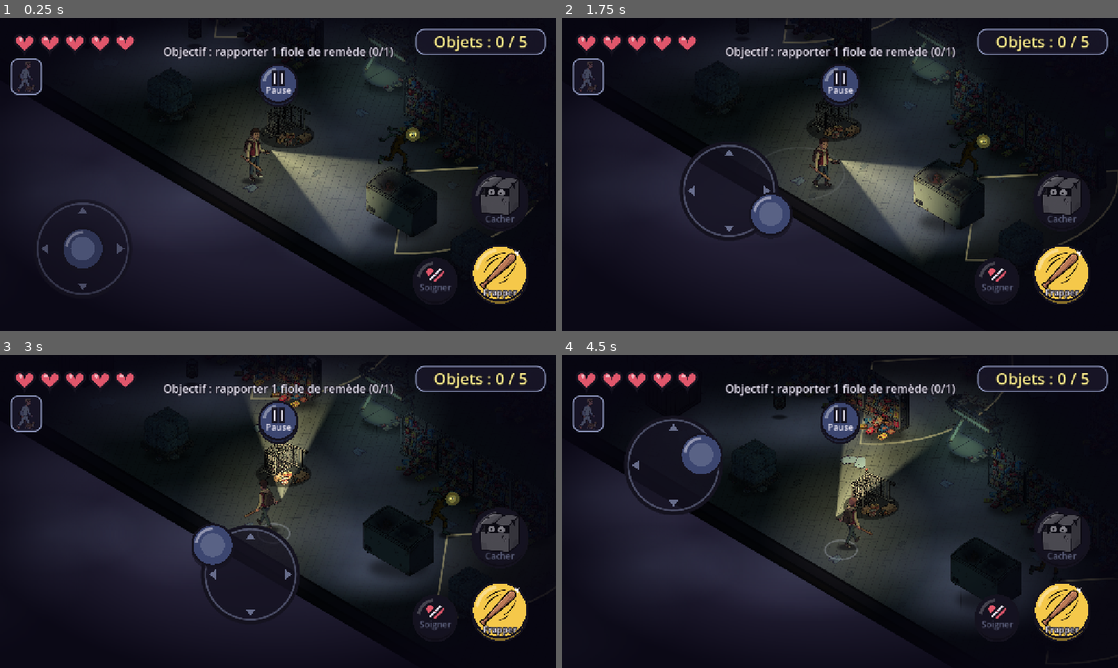
Above: before the commit, frames 1-4 (two rows, left to right).
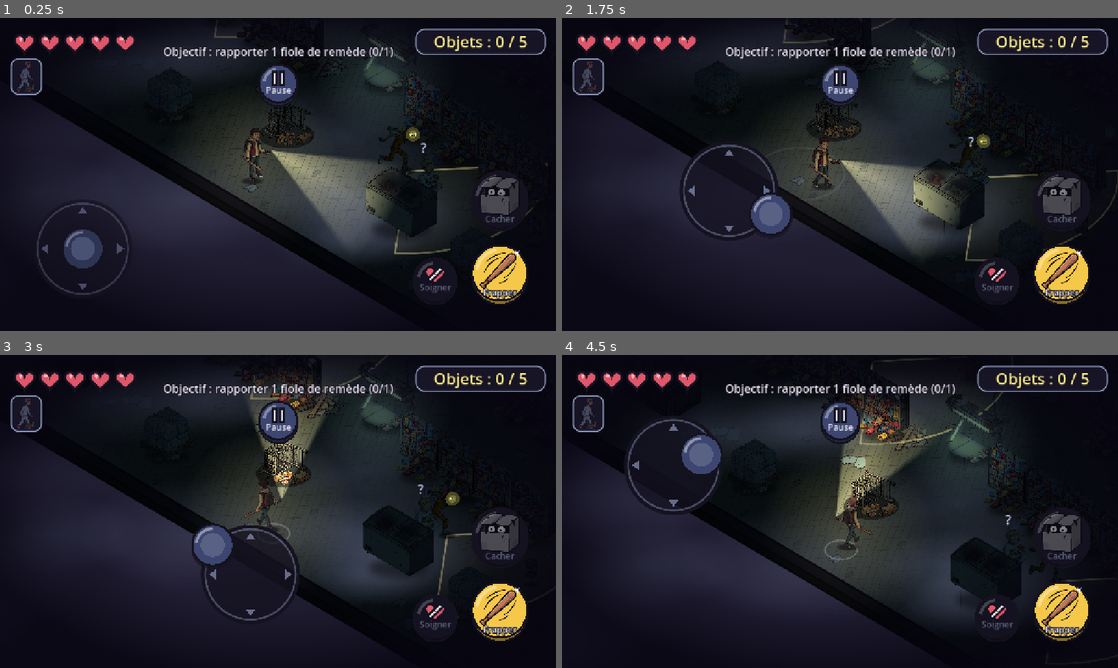
Above: after the commit, the same moments.

Repository: Krocky/zombie-escape
Game: Godot game, scene res://scenes/lieux/supermarche.tscn
The game is run twice, just before and just after one commit, with the same random seed, the same clock (stepped at 60 frames per second) and the same inputs. This scene is started directly instead of the project's main scene.
Inputs (mouse positions are in pixels of both pictures, inside the frame that each line leads up to):
- Up to frame 1 (0.25 s): no input
- Up to frame 2 (1.75 s): move the mouse to (962, 158) at 0.52 s; click (962, 158) at 0.67 s; drag from (728, 190) to (812, 237) at 1.27 s
- Up to frame 3 (3 s): move the mouse to (333, 442) at 2.02 s; click (333, 442) at 2.17 s; drag from (250, 574) to (111, 464) at 2.77 s
- Up to frame 4 (4.5 s): move the mouse to (1006, 558) at 3.52 s; click (1006, 558) at 3.67 s; drag from (673, 464) to (756, 433) at 4.27 s

The runs differ from the first frame. In frame 1, less than 0.1% of the frame differs, in the area x 34-80%, y 5-56%; in frame 2, less than 0.1%; in frame 3, 0.2%; in frame 4, 0.2%, in the area x 38-83%, y 14-66%.

Commit message:
Lot 3 d : variété (objets, rescapé et un zombie changent de place à chaque partie)
Places possibles dans les scènes des lieux (propriété places), tirage dans
Niveau._enter_tree, au moins un objet différent de la partie précédente,
réglage LIEUX_VARIES, débris qui évitent toutes les places ; test test_w.

Co-Authored-By: Claude Opus 5.5 <noreply@anthropic.com>
Claude-Session: https://claude.ai/code/session_01EwwHNzQaWfRc1yRH2goE3t

Diff:
--- a/data/reglages.gd
+++ b/data/reglages.gd
@@ -42,6 +42,9 @@
 var RESCAPE_DISTANCE := 70.0        # il reste à cette distance derrière toi
 var RESCAPE_DISTANCE_MAX := 400.0   # bloqué plus loin que ça : il réapparaît juste derrière toi
 var RESCAPE_OBJETS := 1             # objets (au hasard, jamais de fiole) rapportés par chaque rescapé sauvé, à chaque retour
+
+# --- Variété des lieux ---
+var LIEUX_VARIES := true            # objets, rescapé et un zombie changent de place à chaque partie (places dans la scène du lieu)
 
 # --- Attaque du héros (batte) ---
 var ATTAQUE_DEGATS := 1             # cœurs enlevés au zombie à chaque coup
--- a/scenes/lieux/maison.tscn
+++ b/scenes/lieux/maison.tscn
@@ -175,26 +175,32 @@
 [node name="ObjetFiole" parent="Monde" instance=ExtResource("7_objet")]
 position = Vector2(1480, 560)
 type = "fiole"
+places = PackedVector2Array(720, 600, 1000, 230)
 
 [node name="ObjetConserve" parent="Monde" instance=ExtResource("7_objet")]
 position = Vector2(1480, 760)
 type = "conserve"
+places = PackedVector2Array(1480, 1120, 900, 1120)
 
 [node name="ObjetEau" parent="Monde" instance=ExtResource("7_objet")]
 position = Vector2(300, 500)
 type = "eau"
+places = PackedVector2Array(500, 600, 150, 300)
 
 [node name="ObjetBandage" parent="Monde" instance=ExtResource("7_objet")]
 position = Vector2(950, 300)
 type = "bandage"
+places = PackedVector2Array(1100, 600, 1250, 450)
 
 [node name="ObjetBandage2" parent="Monde" instance=ExtResource("7_objet")]
 position = Vector2(700, 1100)
 type = "bandage"
+places = PackedVector2Array(740, 820)
 
 [node name="ObjetPiles" parent="Monde" instance=ExtResource("7_objet")]
 position = Vector2(200, 1100)
 type = "piles"
+places = PackedVector2Array(550, 1130, 380, 760)
 
 [node name="ZombieLent1" parent="Monde" instance=ExtResource("5_zombie")]
 position = Vector2(300, 800)
@@ -208,6 +214,9 @@
 position = Vector2(450, 280)
 type = 1
 patrouille = Vector2(0, 300)
+places = PackedVector2Array(150, 1120)
+patrouilles = PackedVector2Array(500, 0)
 
 [node name="Rescape" parent="Monde" instance=ExtResource("9_rescape")]
 position = Vector2(1500, 320)
+places = PackedVector2Array(450, 900)
--- a/scenes/lieux/supermarche.tscn
+++ b/scenes/lieux/supermarche.tscn
@@ -165,22 +165,27 @@
 [node name="ObjetFiole" parent="Monde" instance=ExtResource("7_objet")]
 position = Vector2(1700, 760)
 type = "fiole"
+places = PackedVector2Array(2270, 1050, 420, 700)
 
 [node name="ObjetConserve" parent="Monde" instance=ExtResource("7_objet")]
 position = Vector2(650, 1120)
 type = "conserve"
+places = PackedVector2Array(1250, 760, 1950, 1120)
 
 [node name="ObjetEau" parent="Monde" instance=ExtResource("7_objet")]
 position = Vector2(1850, 280)
 type = "eau"
+places = PackedVector2Array(1300, 260, 2250, 260)
 
 [node name="ObjetBandage" parent="Monde" instance=ExtResource("7_objet")]
 position = Vector2(150, 450)
 type = "bandage"
+places = PackedVector2Array(150, 1450, 1000, 720)
 
 [node name="ObjetPiles" parent="Monde" instance=ExtResource("7_objet")]
 position = Vector2(2250, 1250)
 type = "piles"
+places = PackedVector2Array(2000, 1500, 550, 1520)
 
 [node name="ZombieLent" parent="Monde" instance=ExtResource("5_zombie")]
 position = Vector2(400, 760)
@@ -190,6 +195,8 @@
 position = Vector2(1500, 350)
 type = 1
 patrouille = Vector2(550, 0)
+places = PackedVector2Array(1300, 750)
+patrouilles = PackedVector2Array(700, 0)
 
 [node name="ZombieCoureur" parent="Monde" instance=ExtResource("5_zombie")]
 position = Vector2(1450, 1120)
@@ -198,3 +205,4 @@
 
 [node name="Rescape" parent="Monde" instance=ExtResource("9_rescape")]
 position = Vector2(2290, 450)
+places = PackedVector2Array(1600, 1190)
--- a/scripts/niveau.gd
+++ b/scripts/niveau.gd
@@ -37,16 +37,55 @@
 var _meubles: Array = []   # décor qui devient transparent quand le héros est derrière
 var _bandages_soin := Partie.bandages_infirmerie()   # bandages de l'infirmerie (pas des objets à rapporter)
 var _soins := 0            # soins déjà faits dans cette mission
+var _places_objets: Array = []   # toutes les places possibles des objets (les débris les évitent toutes)
 
 @onready var _heros := $Monde/Heros
 
 
 ## Avant le _ready des brouillards : ils couvrent tout le sol projeté.
+## Avant le _ready des entités : elles retiennent leur place de départ.
 func _enter_tree() -> void:
+	_tirer_places()
 	var gauche := Iso.ecran(Vector2(0, taille.y)).x
 	for brume in [$BrumeSol, $Brouillard]:
 		brume.position = Vector2(gauche, 0)
 		brume.taille = Vector2(Iso.ecran(Vector2(taille.x, 0)).x - gauche, floorf(Iso.ecran(taille).y))
+
+
+## Variété : chaque objet, rescapé ou zombie qui a d'autres `places` en prend une au hasard
+## (0 = sa place dans la scène) ; au moins un objet change de place par rapport à la partie précédente dans ce lieu.
+## Un zombie prend aussi la patrouille qui va avec (`patrouilles`, même ordre).
+func _tirer_places() -> void:
+	var entites := []
+	for entite in $Monde.get_children():
+		if "places" in entite and not entite.places.is_empty():
+			entites.append(entite)
+			if not entite is CharacterBody2D:
+				_places_objets.append(entite.position)
+				_places_objets.append_array(entite.places)
+	if not Reglages.LIEUX_VARIES or entites.is_empty():
+		return
+	var ancien: Array = Partie.derniers_tirages.get(Partie.lieu, [])
+	var tirage := []
+	for essai in 20:
+		tirage = entites.map(func(e: Node2D) -> int: return randi() % (e.places.size() + 1))
+		if ancien.size() != tirage.size():
+			break
+		# Au moins un objet (pas seulement le rescapé ou le zombie) change de place
+		var change := false
+		for i in entites.size():
+			change = change or (not entites[i] is CharacterBody2D and tirage[i] != ancien[i])
+		if change:
+			break
+	Partie.derniers_tirages[Partie.lieu] = tirage
+	for i in entites.size():
+		var entite: Node2D = entites[i]
+		var choix: int = tirage[i] - 1
+		if choix < 0:
+			continue
+		entite.position = entite.places[choix]
+		if "patrouilles" in entite and choix < entite.patrouilles.size():
+			entite.patrouille = entite.patrouilles[choix]
 
 
 func _ready() -> void:
@@ -344,6 +383,8 @@
 			interdits.append(Rect2(entite.position + Vector2(-entite.taille.x / 2.0, -entite.taille.y), entite.taille).grow(50))
 		elif entite is Node2D and not entite is CharacterBody2D:
 			interdits.append(Rect2(entite.position - Vector2(70, 70), Vector2(140, 140)))
+	for p in _places_objets:
+		interdits.append(Rect2(p - Vector2(70, 70), Vector2(140, 140)))
 	var places := 0
 	for essai in nombre_debris * 10:
 		if places >= nombre_debris:
--- a/scripts/objet.gd
+++ b/scripts/objet.gd
@@ -5,6 +5,8 @@
 @export_enum("conserve", "eau", "bandage", "piles", "fiole", "clef") var type := "conserve"
 ## Teinte de l'étiquette d'une clef (clé de Palette.CLEF), pour de futures portes verrouillées.
 @export_enum("rouge", "bleue", "verte") var teinte := "rouge"
+## Autres places possibles (monde, hors des obstacles) : le niveau en tire une au hasard à chaque partie.
+@export var places := PackedVector2Array()
 
 const HAUTEUR_ICONE := 46.0   # pixels d'écran
 const DUREE_RAMASSAGE := 0.5
--- a/scripts/parametres_jeu.gd
+++ b/scripts/parametres_jeu.gd
@@ -49,12 +49,13 @@
 		["ZOMBIE_COUREUR_DUREE_CHARGE", "Durée de la charge (s)", 0.25, 0.5, 5.0],
 		["ZOMBIE_COUREUR_ESSOUFFLE", "Essoufflé pendant (s)", 0.25, 0.0, 5.0],
 	]],
-	["Rescapé", [
+	["Rescapé et lieux", [
 		["RESCAPE_VITESSE", "Vitesse", 10.0, 50.0, 500.0],
 		["RESCAPE_PORTEE", "Distance pour le toucher", 10.0, 30.0, 200.0],
 		["RESCAPE_DISTANCE", "Distance derrière le héros", 10.0, 30.0, 300.0],
 		["RESCAPE_DISTANCE_MAX", "Réapparaît s'il est bloqué à", 50.0, 150.0, 1500.0],
 		["RESCAPE_OBJETS", "Objets trouvés par rescapé", 1, 0, 5],
+		["LIEUX_VARIES", "Places qui changent à chaque partie", 0, false, true],
 	]],
 ]
 
--- a/scripts/partie.gd
+++ b/scripts/partie.gd
@@ -43,6 +43,9 @@
 
 ## Lieu choisi sur la carte (clé de LIEUX)
 var lieu := "supermarche"
+## Dernier tirage des places de chaque lieu (lieu -> liste d'indices, en mémoire seulement) : la partie
+## suivante dans ce lieu en tire un autre (Niveau._tirer_places).
+var derniers_tirages := {}
 ## Objets rangés à la base, cumulés sur toutes les parties : { type: nombre }
 var inventaire := {}
 ## Constructions faites à la base (noms, voir CONSTRUCTIONS)
--- a/scripts/rescape.gd
+++ b/scripts/rescape.gd
@@ -17,6 +17,9 @@
 const PERSO := "survivor"       # images V3 (elles regardent à droite)
 const DELAI_BLOQUE := 0.6       # secondes sans avancer avant de réapparaître près du héros (ou à sa cachette)
 const VITESSE_RETOUR_FOIS := 1.2   # il court se cacher un peu plus vite
+
+## Autres cachettes possibles (monde) : le niveau en tire une au hasard à chaque partie.
+@export var places := PackedVector2Array()
 
 var _etat := Etat.CACHE
 var _depart := Vector2.ZERO
--- a/scripts/zombie.gd
+++ b/scripts/zombie.gd
@@ -36,6 +36,9 @@
 @export var type := Type.LENT
 ## Point de patrouille, relatif à la position de départ : il fait l'aller-retour.
 @export var patrouille := Vector2(300, 0)
+## Autres départs possibles (monde) et leur patrouille (même ordre) : le niveau en tire un à chaque partie.
+@export var places := PackedVector2Array()
+@export var patrouilles := PackedVector2Array()
 
 var _etat := Etat.PATROUILLE
 var _depart := Vector2.ZERO
--- /dev/null
+++ b/tests/test_w.gd
@@ -0,0 +1,145 @@
+extends SceneTree
+## Variété (lot 3 d) : deux parties de suite dans chaque lieu, au moins un objet a changé de place ;
+## toutes les places possibles (objets, rescapé, départs de zombies) sont hors des obstacles, les patrouilles
+## ne traversent pas le décor ; la fiche de la carte (infos_lieu) compte toujours les bons objets ;
+## LIEUX_VARIES = false : tout reste à sa place de la scène.
+## Affiche « ECHEC » à chaque vérification ratée.
+var g := 0
+var etape := 0
+var partie
+var reg
+var echecs := 0
+var avant := {}
+
+const LIEUX := ["supermarche", "maison"]
+const RAYON := 20.0   # un peu plus que les pieds du héros (14) et du zombie (16)
+
+
+func _initialize():
+	partie = root.get_node("Partie")
+	reg = root.get_node("Reglages")
+	partie.skin = "heros"
+	partie.lieux_sauves = []
+	partie.remede = 0
+	_charger()
+
+
+func _lieu() -> String:
+	return LIEUX[etape / 2] if etape < 4 else "supermarche"
+
+
+func _charger() -> void:
+	partie.choisir_lieu(_lieu())
+	g = 0
+	change_scene_to_file(partie.scene_lieu())
+
+
+func _snap(n): root.get_texture().get_image().save_png(OS.get_environment("CAPTURES") + "/capture_w_%s.png" % n)
+func _verifier(texte: String, ok: bool) -> void:
+	print(texte, " -> ", "OK" if ok else "ECHEC")
+	if not ok:
+		echecs += 1
+
+
+## Places tirées des entités qui en ont d'autres : nom -> position (départ retenu pour un zombie ou le rescapé).
+func _positions() -> Dictionary:
+	var resultat := {}
+	for entite in current_scene.get_node("Monde").get_children():
+		if "places" in entite and not entite.places.is_empty():
+			resultat[String(entite.name)] = entite._depart if "_depart" in entite else entite.position
+	return resultat
+
+
+## Positions et places écrites dans la scène du lieu (avant tirage) : nom -> [position, places, patrouille, patrouilles].
+func _scene_lue() -> Dictionary:
+	var etat: SceneState = load(partie.scene_lieu()).get_state()
+	var resultat := {}
+	for i in etat.get_node_count():
+		var valeurs := {}
+		for k in etat.get_node_property_count(i):
+			valeurs[etat.get_node_property_name(i, k)] = etat.get_node_property_value(i, k)
+		if valeurs.has("places"):
+			resultat[String(etat.get_node_name(i))] = [valeurs.get("position", Vector2.ZERO), valeurs["places"],
+				valeurs.get("patrouille", Vector2.ZERO), valeurs.get("patrouilles", PackedVector2Array())]
+	return resultat
+
+
+func _libre(espace: PhysicsDirectSpaceState2D, p: Vector2) -> bool:
+	var forme := CircleShape2D.new()
+	forme.radius = RAYON
+	var requete := PhysicsShapeQueryParameters2D.new()
+	requete.shape = forme
+	requete.transform = Transform2D(0, p)
+	requete.collision_mask = 1
+	return espace.intersect_shape(requete, 1).is_empty()
+
+
+func _passage(espace: PhysicsDirectSpaceState2D, a: Vector2, b: Vector2) -> bool:
+	var requete := PhysicsRayQueryParameters2D.create(a, b, 1)
+	return espace.intersect_ray(requete).is_empty()
+
+
+func _verifier_places() -> void:
+	var espace: PhysicsDirectSpaceState2D = current_scene.get_world_2d().direct_space_state
+	var lue := _scene_lue()
+	_verifier("%s : entités avec plusieurs places (%d)" % [_lieu(), lue.size()], lue.size() >= 7)
+	for nom in lue:
+		var depart: Vector2 = lue[nom][0]
+		var toutes := [depart] + Array(lue[nom][1])
+		for p in toutes:
+			_verifier("%s / %s à %s hors des obstacles" % [_lieu(), nom, p], _libre(espace, p))
+		if nom.begins_with("Zombie"):
+			var patrouilles := [lue[nom][2]] + Array(lue[nom][3])
+			for i in toutes.size():
+				var fin: Vector2 = toutes[i] + patrouilles[min(i, patrouilles.size() - 1)]
+				_verifier("%s / %s patrouille %s -> %s sans obstacle" % [_lieu(), nom, toutes[i], fin],
+					_passage(espace, toutes[i], fin) and _libre(espace, fin))
+	var objets := get_nodes_in_group("objets").size()
+	_verifier("%s : fiche de la carte = %d objets" % [_lieu(), objets], partie.infos_lieu(_lieu())["objets"].size() == objets)
+	# Chaque entité est sur une de ses places
+	var ici := _positions()
+	for nom in ici:
+		var toutes := [lue[nom][0]] + Array(lue[nom][1])
+		_verifier("%s / %s sur une de ses places" % [_lieu(), nom], ici[nom] in toutes)
+
+
+func _physics_process(_d):
+	if current_scene == null or not current_scene.has_node("Monde"):
+		return
+	g += 1
+	if g == 10:
+		# Zombies figés (ils ne bougent plus : on compare les places tirées)
+		for z in get_nodes_in_group("zombies"):
+			z.process_mode = Node.PROCESS_MODE_DISABLED
+		var ici := _positions()
+		print("partie ", etape + 1, " (", _lieu(), ") : ", ici)
+		if etape < 4:
+			_verifier_places()
+		match etape:
+			0, 2:
+				avant = ici
+			1, 3:
+				var change := 0
+				for nom in ici:
+					if nom.begins_with("Objet") and ici[nom] != avant[nom]:
+						change += 1
+				_verifier("%s : objets qui ont changé de place entre deux parties (%d)" % [_lieu(), change], change >= 1)
+				_verifier("%s : tirage différent de la partie précédente" % _lieu(), ici != avant)
+			4:
+				var lue := _scene_lue()
+				var pareil := true
+				for nom in ici:
+					pareil = pareil and ici[nom] == lue[nom][0]
+				_verifier("LIEUX_VARIES = false : tout reste à sa place de la scène", pareil)
+	if g == 45:
+		_snap(etape + 1)
+	if g == 50:
+		etape += 1
+		if etape == 4:
+			reg.LIEUX_VARIES = false
+		if etape > 4:
+			reg.LIEUX_VARIES = true
+			print("test_w : ", "TOUT OK" if echecs == 0 else "%d ECHEC(S)" % echecs)
+			quit()
+			return
+		_charger()
Not shown, added: tests/test_w.gd.uid
Not shown, changed: CLAUDE.md
Not shown, changed: docs/lot3-prompts.md
